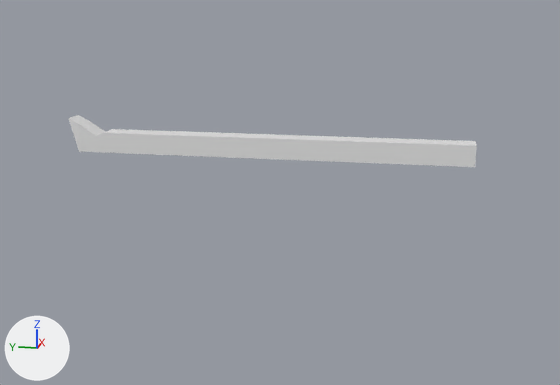
Before and after pictures for a commit that changed the Blender file torii2.blend.
Before and after are seen from a camera (50 mm lens) standing at (-36.8, -13.1, 16.3) and looking at (-0.3, -5.8, 7.2). Every picture has the same lights, and +X, +Y and +Z are marked at lower left.
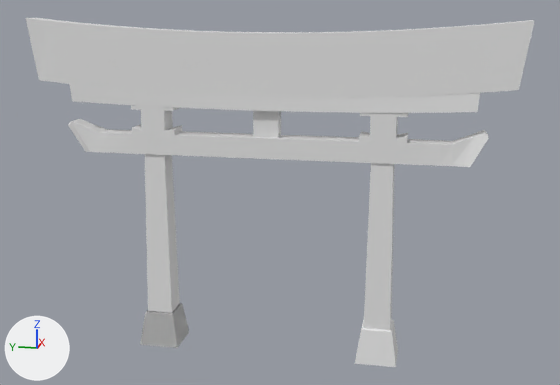
Where the newer file only moved an object's origin or applied its transform, the numbers keep the older frame.

Boxes [x1, y1, x2, y2] around the edits, measured in the pictures (560 x 385 px):
'Cube.006', shown
    after: [26, 18, 535, 98]
'Cube.005', shown
    after: [69, 81, 480, 113]
'Cube', shown
    after: [145, 154, 180, 313]
'Cube.002', shown
    after: [364, 163, 395, 330]
'Cube.011', reshaped (14% wider, 27% taller)
    before: [393, 138, 477, 167]
    after: [393, 130, 489, 167]
'Cube.012', reshaped, moved, turned
    before: [68, 115, 152, 154]
    after: [68, 119, 150, 154]
'Cube.008', shown
    after: [140, 303, 189, 348]
'Cube.009', shown
    after: [355, 320, 398, 367]
'Cube.004', shown
    after: [359, 113, 409, 143]
'Cube.003', shown
    after: [131, 105, 182, 135]
'Cube.010', shown
    after: [253, 111, 281, 138]
part 1 of me_cube_013, built on
    before: [417, 139, 477, 167]
    after: [417, 130, 489, 167]

The change, as a diff of the scene's bpy script:
```diff
--- a/torii2.blend.py
+++ b/torii2.blend.py
@@ me_cube_013 @@
 # used by ob_cube_011; location = (-0.41, -13.3, 9.5); rotation_euler = (1.571, 0.0, 0.0), in degrees (90, 0, 0)
-me_cube_013.from_pydata(...)  # 32 vertices, 29 faces; spans x -0.59..0.59, y -0.5..0.5, z -1.99..1.73
+me_cube_013.from_pydata(...)  # 38 vertices, 34 faces; spans x -0.64..0.73, y -0.5..1.03, z -1.99..2.25
+# me_cube_013 part 1
+# 2 vertices are removed from x -0.59..0.59, y 0.5, z 1.73
+# 4 faces are deleted
+# 10 vertices move from x -0.59..0.59, y -0.5..0.5, z -0.39..1.73 to x -0.64..0.57, y -0.5..0.84, z -0.39..1.6
+# 8 vertices are added at x -0.45..0.73, y 0.83..1.03, z 2.06..2.25
+# 9 new faces join them
@@ me_cube_014 @@
 # used by ob_cube_012; location = (-0.41, 2.77, 9.5); rotation_euler = (1.571, 0.0, 0.0), in degrees (90, 0, 0)
-me_cube_014.from_pydata(...)  # 32 vertices, 29 faces; spans x -0.63..0.63, y -0.5..1.18, z -2.12..1.86
+me_cube_014.from_pydata(...)  # 38 vertices, 34 faces; spans x -0.66..0.71, y -2.06..2.18, z -0.59..0.93
+# me_cube_014 part 2: the whole mesh is rebuilt
@@ ob_cube @@
 _m = ob_cube.modifiers.new('SimpleDeform', 'SIMPLE_DEFORM')
 _m.angle = -0.25
-ob_cube.hide_set(True)
@@ ob_cube_002 @@
 _m = ob_cube_002.modifiers.new('SimpleDeform', 'SIMPLE_DEFORM')
 _m.angle = -0.25
-ob_cube_002.hide_set(True)
@@ ob_cube_003 @@
 ob_cube_003.scale = (1.0, 1.0, 0.14)
-ob_cube_003.hide_set(True)
@@ ob_cube_004 @@
 ob_cube_004.scale = (1.0, 1.0, 0.14)
-ob_cube_004.hide_set(True)
@@ ob_cube_005 @@
 _m = ob_cube_005.modifiers.new('SimpleDeform', 'SIMPLE_DEFORM')
 _m.angle = 0.0873
-ob_cube_005.hide_set(True)
@@ ob_cube_006 @@
 _m = ob_cube_006.modifiers.new('SimpleDeform', 'SIMPLE_DEFORM')
 _m.angle = 0.21
-ob_cube_006.hide_set(True)
@@ ob_cube_008 @@
 _m = ob_cube_008.modifiers.new('SimpleDeform', 'SIMPLE_DEFORM')
 _m.angle = -0.3
-ob_cube_008.hide_set(True)
@@ ob_cube_009 @@
 _m = ob_cube_009.modifiers.new('SimpleDeform', 'SIMPLE_DEFORM')
 _m.angle = -0.3
-ob_cube_009.hide_set(True)
@@ ob_cube_010 @@
 ob_cube_010.rotation_euler = (1.571, 0.0, 0.0)  # degrees (90, 0, 0)
-ob_cube_010.hide_set(True)
@@ ob_cube_012 @@
 ob_cube_012 = bpy.data.objects.new('Cube.012', me_cube_014)
-ob_cube_012.location = (-0.41, 2.77, 9.5)
-ob_cube_012.rotation_euler = (1.571, 0.0, 0.0)  # degrees (90, 0, 0)
+ob_cube_012.location = (-0.43, 2.77, 9.59)
+ob_cube_012.rotation_euler = (0.0, 0.0, 3.142)  # degrees (0, 0, 180)
```
